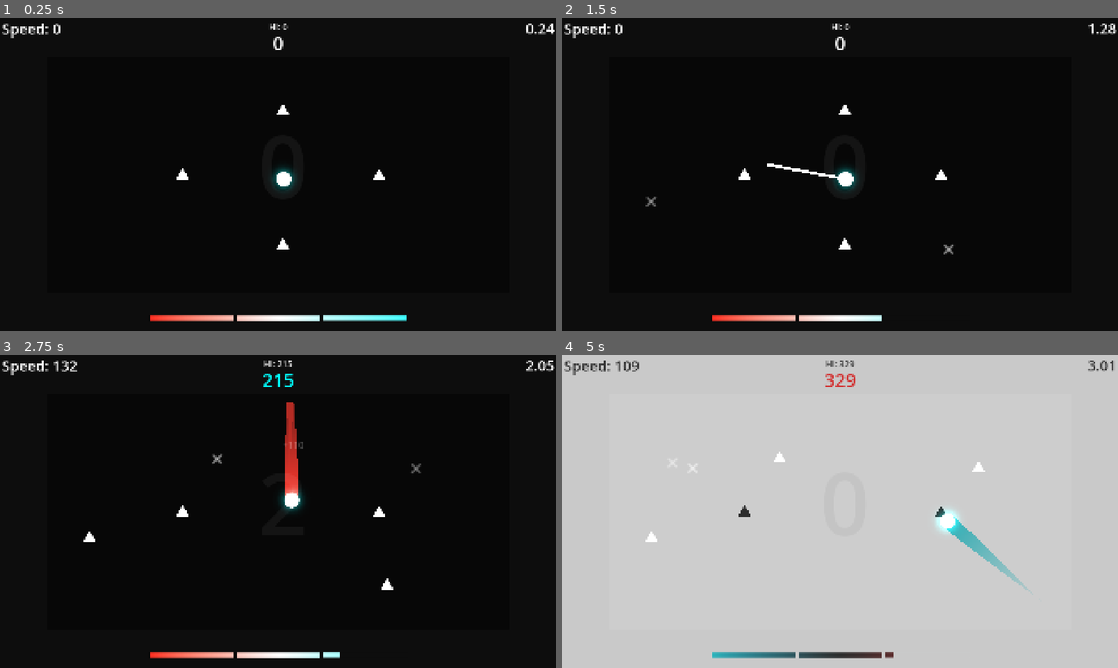
Above: before the commit, frames 1-4 (two rows, left to right).
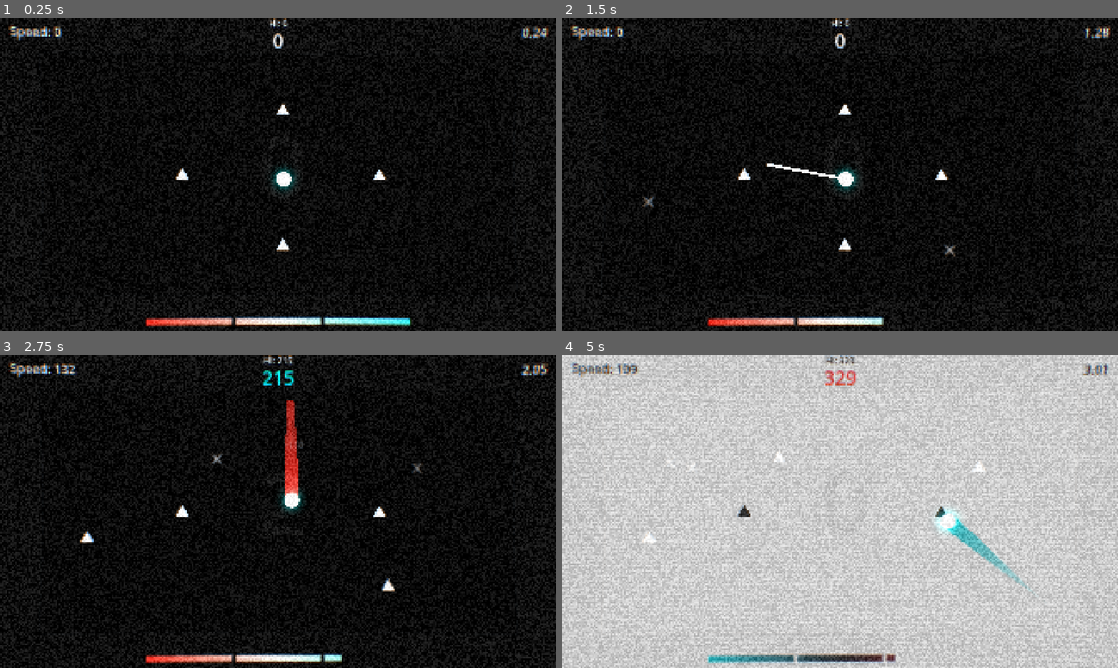
Above: after the commit, the same moments.

Repository: Yumei1010/Ball
Game: Godot game, scene res://Scene/Main.tscn.tscn
Two runs of this game, one before a commit and one after it. Both use one fixed random seed, a clock stepped at 60 frames per second and the inputs below.
Inputs (mouse positions are in pixels of both pictures, inside the frame that each line leads up to):
- Up to frame 1 (0.25 s): no input
- Up to frame 2 (1.5 s): move the mouse to (962, 158) at 0.52 s; hold Right (ui_right) 0.53-1.25 s; click (962, 158) at 0.67 s; drag from (728, 190) to (845, 111) at 1.27 s
- Up to frame 3 (2.75 s): move the mouse to (333, 442) at 2.02 s; hold Right (ui_right) from 2.03 s (still down)
- Up to frame 4 (5 s): release Right (ui_right) at 2.75 s; drag from (812, 574) to (745, 511) at 2.77 s; move the mouse to (1006, 558) at 3.52 s; hold Left (ui_left) 3.53-4.25 s; drag from (673, 464) to (940, 514) at 4.27 s

The runs differ from the first frame. In frame 1, 3.9% of the frame differs, in the area x 0-100%, y 0-100%; in frame 2, 3.5%; in frame 3, 3.9%; in frame 4, 12%.

Commit message:
feat(VFX): 添加CRT效果与连击色差
Co-Authored-By: Claude Opus 4.7 <noreply@anthropic.com>

Diff:
--- a/Scene/Main.tscn.tscn
+++ b/Scene/Main.tscn.tscn
@@ -9,6 +9,7 @@
 [ext_resource type="Script" uid="uid://dujfd3c07p3ab" path="res://Script/Other/path_manager.gd" id="5_ohpoc"]
 [ext_resource type="Shader" uid="uid://dkl8x5ieduiaj" path="res://Script/shader/DeathInversionEffect.gdshader" id="7_ql5uw"]
 [ext_resource type="Script" uid="uid://5wog4f2s2u3a" path="res://Script/Other/enemy_spawner.gd" id="8_5t6br"]
+[ext_resource type="Shader" uid="uid://bcime6o6emfsa" path="res://Script/shader/CanvasLayer.gdshader" id="10_5t6br"]
 
 [sub_resource type="Curve2D" id="Curve2D_pff3i"]
 _data = {
@@ -51,6 +52,14 @@
 
 [sub_resource type="ShaderMaterial" id="ShaderMaterial_ohpoc"]
 shader = ExtResource("7_ql5uw")
+
+[sub_resource type="ShaderMaterial" id="ShaderMaterial_5t6br"]
+shader = ExtResource("10_5t6br")
+shader_parameter/scanline_intensity = 0.03
+shader_parameter/barrel_distortion = 0.1
+shader_parameter/chromatic_abberation = 0.002
+shader_parameter/noise_intensity = 0.2
+shader_parameter/scanline_count = 420.0
 
 [node name="Main_tscn" type="Node"]
 script = ExtResource("1_0n0co")
@@ -125,3 +134,14 @@
 anchor_bottom = 1.0
 grow_horizontal = 2
 grow_vertical = 2
+
+[node name="CanvasLayer" type="CanvasLayer" parent="."]
+layer = 128
+
+[node name="ColorRect" type="ColorRect" parent="CanvasLayer"]
+material = SubResource("ShaderMaterial_5t6br")
+anchors_preset = 15
+anchor_right = 1.0
+anchor_bottom = 1.0
+grow_horizontal = 2
+grow_vertical = 2
--- a/Script/main.tscn.gd
+++ b/Script/main.tscn.gd
@@ -4,6 +4,7 @@
 @onready var player: RigidBody2D = $PlayerBall
 @onready var game_ui: Control = $GameUI
 @onready var spawner: Node = $EnemySpawner
+@onready var crt_effect_rect: ColorRect = $CanvasLayer/ColorRect
 
 
 func _ready() -> void:
@@ -15,3 +16,38 @@
 	player.combo_lost.connect(game_ui.on_combo_lost)
 	spawner.game_time_updated.connect(game_ui.update_game_timer)
 	spawner.score_updated.connect(game_ui.on_score_updated)
+	player.combo_updated.connect(on_player_combo_updated)
+
+
+# --- 当玩家连击数更新时，这个函数会被调用 ---
+func on_player_combo_updated(combo_count: int):
+	if not is_instance_valid(crt_effect_rect) or not crt_effect_rect.material:
+		return
+
+	var target_aberration_strength: float = 0.002
+
+	if combo_count >= 35:
+		target_aberration_strength = 0.02
+	elif combo_count >= 20:
+		target_aberration_strength = 0.01
+	elif combo_count >= 10:
+		target_aberration_strength = 0.005
+
+	# --- 使用 Tween 实现平滑过渡 ---
+
+	# 1. 获取当前的色差值
+	var current_aberration = crt_effect_rect.material.get_shader_parameter("chromatic_abberation")
+
+	# 2. 创建一个 Tween
+	var tween = create_tween()
+	tween.set_ease(Tween.EASE_OUT).set_trans(Tween.TRANS_SINE)
+
+	# 3. 编排动画：
+	#    让 crt_effect_rect.material 的 "shader_parameter/chromatic_abberation" 属性，
+	#    在 0.3 秒内，从当前值平滑地变化到目标值
+	tween.tween_method(
+		func(value): crt_effect_rect.material.set_shader_parameter("chromatic_abberation", value),
+		current_aberration,
+		target_aberration_strength,
+		0.3
+	)
--- /dev/null
+++ b/Script/shader/CanvasLayer.gdshader
@@ -0,0 +1,46 @@
+// Godot 4 CRT Shader (V2.0 - 已修正语法)
+shader_type canvas_item;
+
+// --- 可在编辑器中调整的参数 ---
+uniform float scanline_intensity: hint_range(0.0, 1.0) = 0.05; // 扫描线强度 或 扫描线暗度
+uniform float barrel_distortion: hint_range(0.0, 0.5) = 0.02; // 桶形畸变 或 画面凸起度
+uniform float chromatic_abberation: hint_range(0.0, 0.05) = 0.05; //色差 或 色彩分离度
+uniform float noise_intensity: hint_range(0.0, 0.2) = 0.1; //噪点强度 或 信号干扰度
+uniform float scanline_count: hint_range(100.0, 1000.0) = 400.0; // 【新增】扫描线数量
+
+uniform sampler2D SCREEN_TEXTURE : hint_screen_texture, filter_linear_mipmap;
+
+
+float random(vec2 uv) {
+    return fract(sin(dot(uv.xy, vec2(12.9898, 78.233))) * 43758.5453123);
+}
+
+void fragment() {
+    vec2 centered_uv = SCREEN_UV - 0.5;
+
+    // --- 1. 桶形畸变 ---
+    float r2 = dot(centered_uv, centered_uv);
+    vec2 distorted_uv = centered_uv * (1.0 - r2 * barrel_distortion);
+    distorted_uv += 0.5;
+
+    // --- 2. 色差 ---
+    vec2 offset = centered_uv * chromatic_abberation;
+    float r = texture(SCREEN_TEXTURE, distorted_uv - offset).r;
+    float g = texture(SCREEN_TEXTURE, distorted_uv).g;
+    float b = texture(SCREEN_TEXTURE, distorted_uv + offset).b;
+    vec3 final_color = vec3(r, g, b);
+
+    // --- 3. 扫描线 ---
+    // 【核心修正】我们不再使用 VIEWPORT_SIZE
+    // 而是直接用 UV 坐标乘以一个可调的“扫描线数量”参数
+    float scanline = sin(distorted_uv.y * scanline_count);
+    // 将扫描线叠加上去 (乘以颜色，使其变暗)
+    final_color *= 1.0 - scanline * scanline_intensity;
+
+    // --- 4. 噪点 ---
+    float noise = (random(SCREEN_UV + mod(TIME, 10.0)) - 0.5) * noise_intensity;
+    final_color += noise;
+
+    // 将最终计算出的颜色输出到屏幕
+    COLOR = vec4(final_color, 1.0);
+}
--- a/game/UI/game_ui.tscn
+++ b/game/UI/game_ui.tscn
@@ -31,10 +31,11 @@
 
 [node name="SpeedLabel" type="Label" parent="."]
 layout_mode = 0
-offset_left = 6.0
-offset_right = 167.0
-offset_bottom = 69.0
-theme_override_font_sizes/font_size = 50
+offset_left = 75.0
+offset_top = 36.0
+offset_right = 243.0
+offset_bottom = 94.0
+theme_override_font_sizes/font_size = 40
 text = "Speed:"
 
 [node name="ComboLabel" type="Label" parent="."]
@@ -51,11 +52,11 @@
 
 [node name="GameTimerLabel" type="Label" parent="."]
 layout_mode = 0
-offset_left = 1672.0
-offset_top = -1.0
-offset_right = 1914.0
-offset_bottom = 68.0
-theme_override_font_sizes/font_size = 50
+offset_left = 1584.0
+offset_top = 40.0
+offset_right = 1848.0
+offset_bottom = 105.0
+theme_override_font_sizes/font_size = 40
 text = "00:00"
 horizontal_alignment = 2
 
Not shown: 1 places in Scene/Main.tscn.tscn that only renumber resources
Not shown, added: Script/shader/CanvasLayer.gdshader.uid
